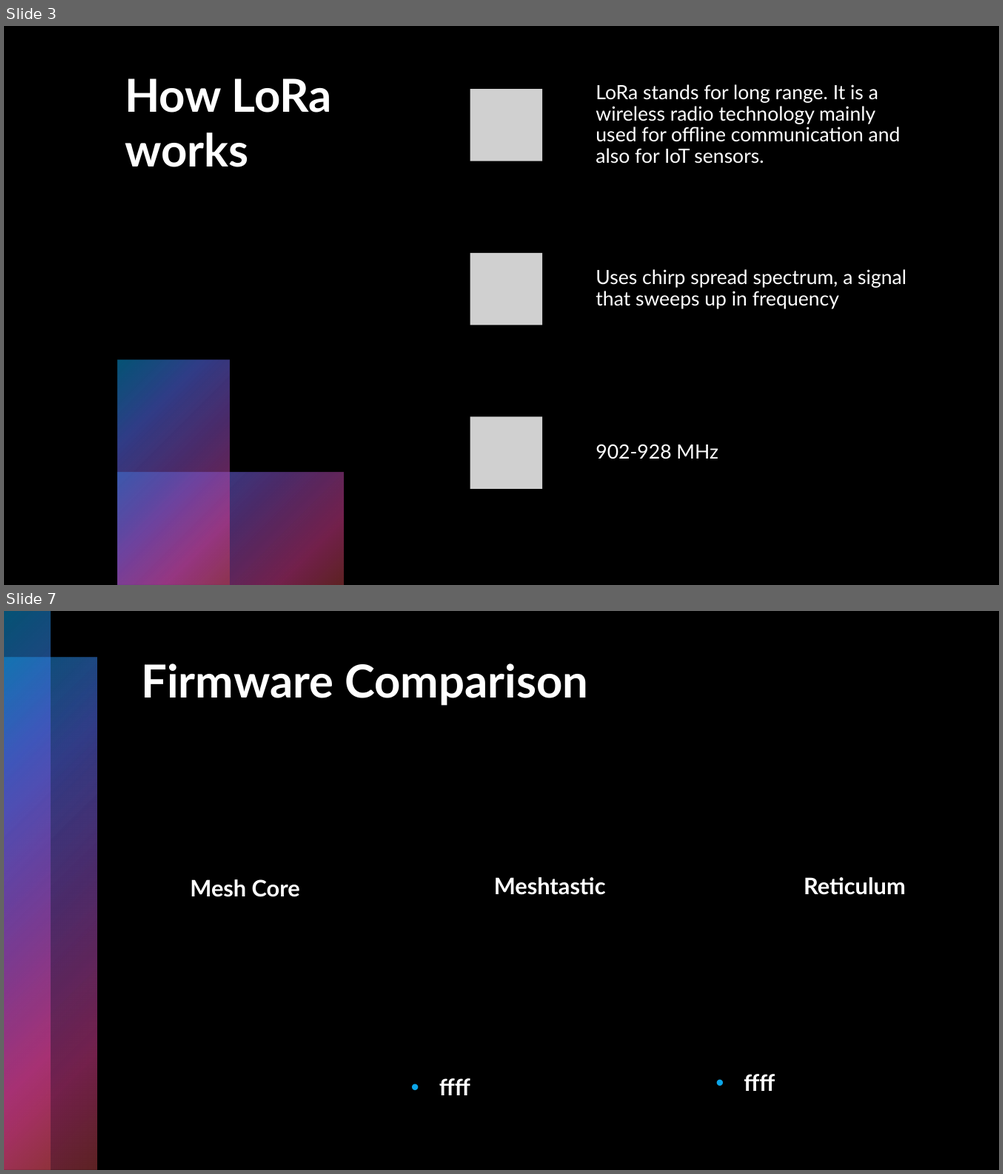
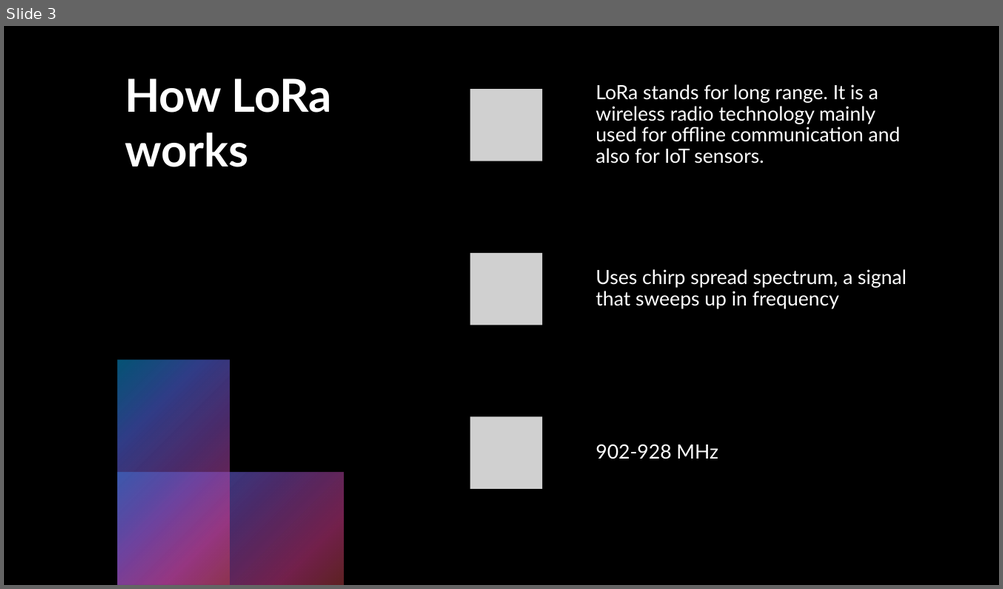
Before and after one commit to Wlszn/LoRaMesh, a slide deck: slides/LoRaPresentation.pptx. Shown one above the other, each under a label of ours: slides 3 and 7 before the commit, slide 3 after it; the slides between them are not shown. The pictures are 1003x1174 and 1003x589 pixels, drawn with LibreOffice and Linux fonts; fonts in the diff are those of the drawing; grey boxes stand for pictures. Boxes give left, top, right and bottom in pixels: in the first picture for what was removed or moved away, otherwise in the second. Text is boxed around its words. In the diff, an @@ line names an element or a change of style, - is before the commit and + after.

```diff
--- a/slides/LoRaPresentation.pptx
+++ b/slides/LoRaPresentation.pptx
@@ slide 7 removed at (4, 611, 999, 1170), background #000000; not listed: 2 template elements that a slide beside it also shows @@
@@ title removed at (141, 664, 589, 706) @@
-Firmware Comparison
@@ text removed at (190, 880, 300, 897) @@
-Mesh Core
@@ text removed at (494, 877, 606, 895) @@
-Meshtastic
@@ text removed at (803, 877, 905, 895) @@
-Reticulum
@@ text removed at (743, 1074, 774, 1091) @@
-• ffff
@@ text removed at (439, 1079, 470, 1096) @@
-• ffff
```
Also in this commit, not shown: 1 slide changed, 7 slides added, 2 other slides removed.
